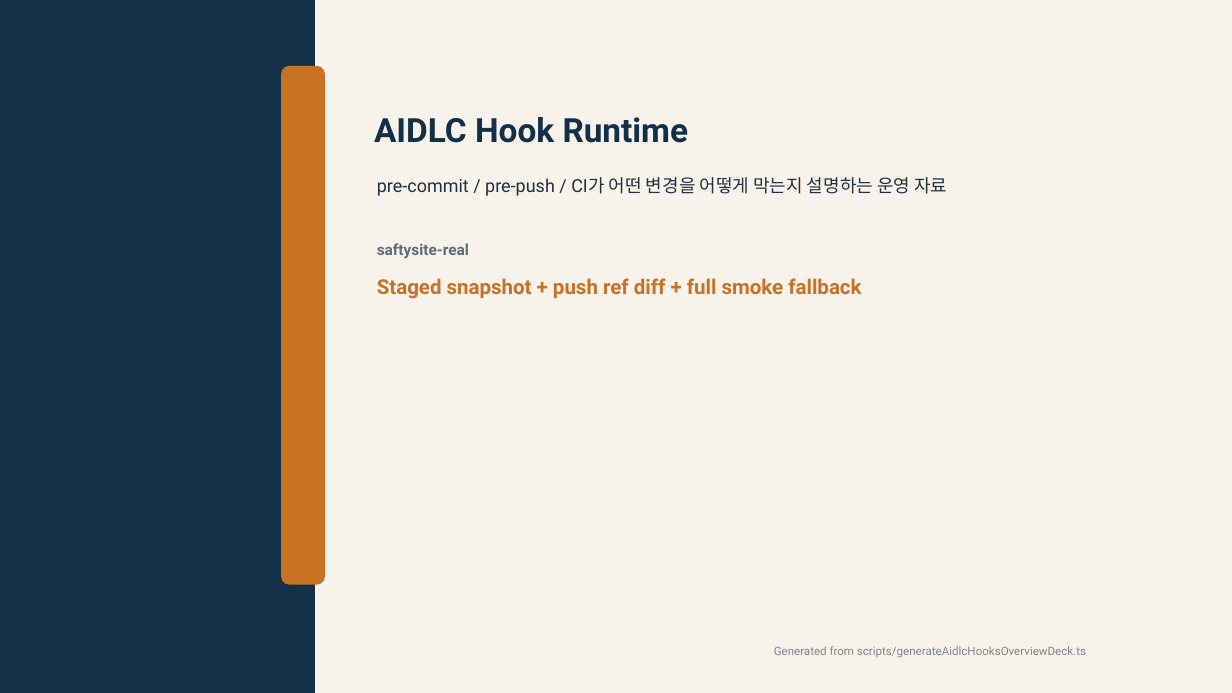
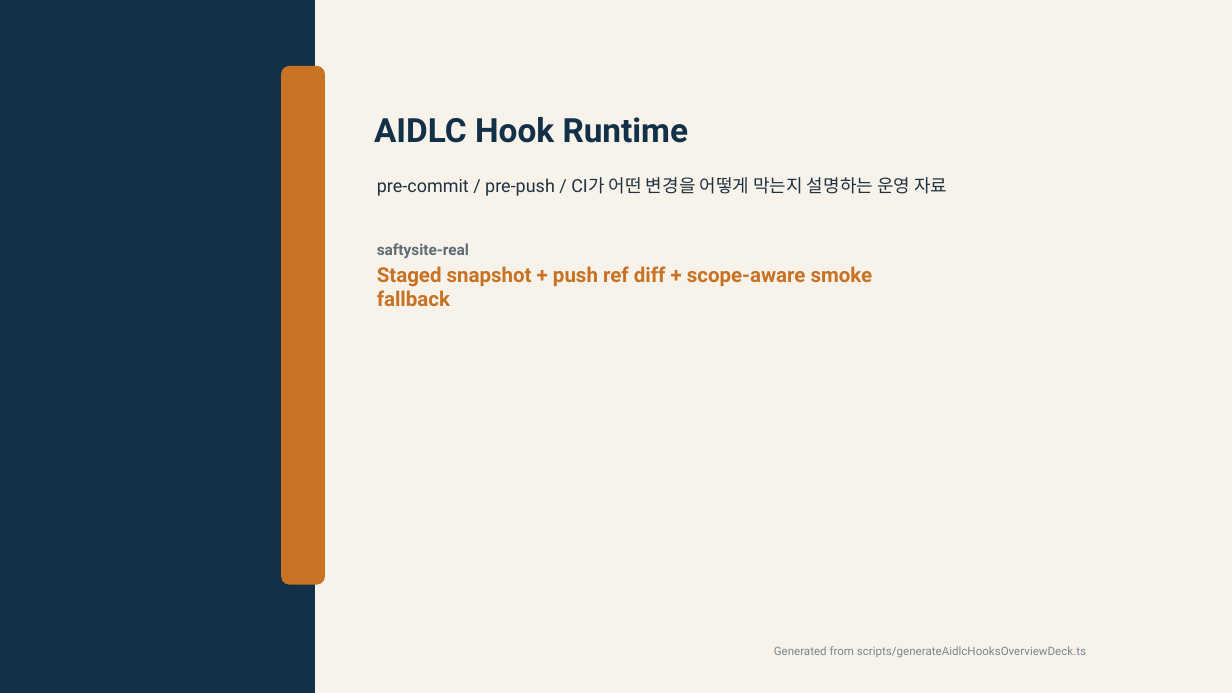
Before and after one commit to hosooregai-netizen/saftysite, a slide deck: slide 1 of docs/guardrails/aidlc-hooks-overview.pptx. Drawn at 1232x693 pixels with LibreOffice and Linux fonts; fonts in the diff are those of the drawing. Boxes give left, top, right and bottom in pixels: in the first picture for what was removed or moved away, otherwise in the second. Text is boxed around its words. In the diff, an @@ line names an element or a change of style, - is before the commit and + after.

Commit message:
Tighten smoke fallback scopes and refresh admin analytics smoke

```diff
--- a/docs/guardrails/aidlc-hooks-overview.pptx
+++ b/docs/guardrails/aidlc-hooks-overview.pptx
@@ text at box(377, 266, 873, 306): text changed @@
-Staged snapshot + push ref diff + full smoke fallback
+Staged snapshot + push ref diff + scope-aware smoke fallback
```
Also in this commit, not shown: 4 other slides changed, 8 other files.
